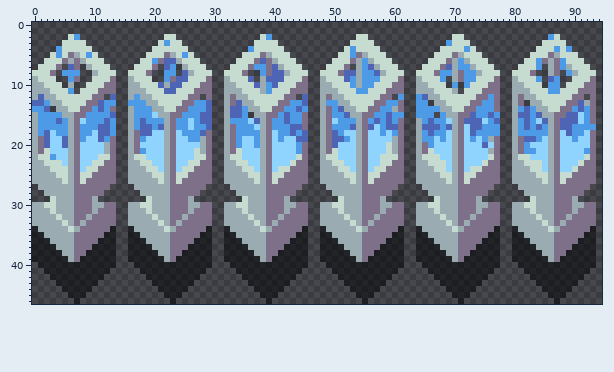
Edited in one commit: sprite sheet (resources/pngs/blue_torch.png). Above, as it was before the edit.
The file is 95x47 pixels.
After:
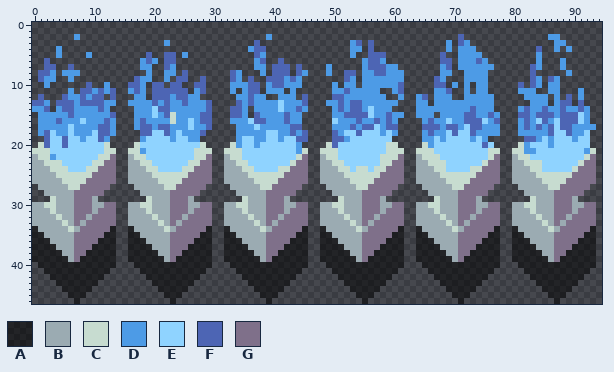
Palette (. is transparent): A #00000080  B #9babb2  C #c7dcd0  D #4d9be6  E #8fd3ff  F #4d65b4  G #7f708a
Edits made:
@@ x 0..94 @@
  1 ...............................................................................................
- 2 ......CD..............CC..............CD..............CC..............CC..............DC.......
- 3 .....CCCC............CDCC............CCCC............CCCC............DCCC............CCCC......
- 4 ....DCCCCC..........CCCCCC..........DCCCCC..........CDCCCC..........CCCCDC..........CCCDCD.....
- 5 ...CDCGBCDC........CCCGBCDC........CCCGBCCC........CCDGBCCC........CCCGBCCC........CCCGBCCC....
- 6 ..CCCGBGBCCC......CCDGFFBCCC......CCCGFGBCCC......CCCGBDBCCC......CCCGBDBCCC......CCDGBGDCCC...
- 7 .CCCG.FG.BCCC....CCCG.FD.BCCC....CCCGDDGFBCCC....CCCG.BDFBCCC....CCCGFBDDBCCC....CCCD.BGDBCCC..
- 8 CCCG.DDD..BCCC..CCCG..DD.FBCCC..CCCG..DGFFBCCC..CCCGFFBDDFBCCC..CCCGDDBGDDBCCC..CCCG..BG.DBCCC.
- 9 BCCC..DG..CCCG..BCCC..DGFFCCCG..BCCCF.BFFFCCCG..BCCCFDBDDDCCCG..BCCCD.BGDDCCCG..BCCCD.FD..CCCG.
-10 BBCCC.B..CCCGG..BBCCCFBFFCCCGG..BBCCCFBDFCCCGG..BBCCCDBDDCCCGG..BBCCC.D.DCCCGG..BBCCC.DD.CCCGG.
-11 BBBCCCD.CCCGGG..BBBCCCFFCCCGGG..BBBCCCBDCCCGGG..BBBCCCDDCCCGGG..BBBCCCB.CCCGGG..BBBCCCDDCCCGGG.
-12 BFBBCCCCCCGG.F..BDBBCCCCCCGG.G..BGBBCCCCCCGG.F..BGBBCCCCCCGG.D..DFBBCCCCCCGGDG..BGBBCCCCCCGG.G.
-13 FFDBBCCCCGGFDD..DDDBBCCCCGGDDF..BGFBBCCCCGGDDF..BDDBBCCCCGGDDG..DD.BBCCCCGGDDG..BG.BBCCCCGGFBG.
-14 DDF.BBCCGGDFDG..BDDDBBCCGGDDDF..BFFDBBCCGGDDFD..BGDFBBCCGGDDBG..DDDDBBCCGGDDDG..BDFDBBCCGGDFDG.
-15 BDDDDBBGGDDDDF..BDDDEBBGGDDDFF..BFFD.BBGGDFDDG..BGDDFBBGGDDFDD..DDD.DBBGGFDDFD..BFFDFBBGGFFEDG.
-16 BDDDFDBGEDDDFD..BDFDDDBGDDEDFF..BDDDEFBGDDFDDG..BGEDDDBGDFDFDG..BDFDDEBGFFFEDF..BDFDEFBGFFFEDG.
-17 BDDDDDBGDDDFFD..BDFFDFBGDDEDDF..BGDDDEBGDDDFFG..BGDDDFBGFEDFFG..BFFFDFBGEFFDDD..BDFDFDBGFFDDDD.
-18 BDFEDDBGDDEFFD..BGFFEEBGEDDDFG..BGDDDDBGEDDFDF..BGFDEEBGEEDEDG..BDFDDEBGEFDDDD..BDDDDDBGEFDDEG.
-19 BGFEEFBGDEEFDG..BGDEEEBGEEDDBG..BGDEEDBGEDEEFF..BGFFDEBGEEEEBG..BDDEDEBGEDEDBG..BGFFDEBGEEDEEG.
-20 BGFEEFBGEEEEBG..BGEEEEBGEEEEBG..BGDEEDBGEEEEDG..BGFEEEBGEEECBG..BGDEEEBGEEEFEG..BGDEEEBGEEEEEG.
-21 BGCEEEBGEEEEBG..BGDEEEBGEEECBG..BGCEEEBGEEEEDG..BGCEEEBGEEECBG..BGCEEEBGEEEEBG..BGDDEEBGEEEEDG.
-22 BCCDEEBGEEECCG..BCCEEEBGEEECCG..BCCEEEBGEEEECG..BCCEEEBGEECCCG..BCCCEEBGEEEECG..BCCEEEBGEEEECG.
-23 BBCCCEBGEECCGG..BBCCEEBGEECCGG..BBCCEEBGEEECGG..BBCCEEBGEECCGG..BBCCCEBGEEECGG..BBCCCEBGEEECGG.
-24 BBBCCCBGECCGGG..BBBCCEBGECCGGG..BBBCCEBGECCGGG..BBBCCEBGECCGGG..BBBCCEBGECCGGG..BBBCCEBGEECGGG.
-25 BBBBCCBGCCGGGG..BBBBCCBGCCGGGG..BBBBCCBGCCGGGG..BBBBCCBGCCGGGG..BBBBCCBGCCGGGG..BBBBCCBGCCGGGG.
-26 BBBBBCBGCGGGGG..BBBBBCBGCGGGGG..BBBBBCBGCGGGGG..BBBBBCBGCGGGGG..BBBBBCBGCGGGGG..BBBBBCBGCGGGGG.
-27 .BBBBBBGGGGGG....BBBBBBGGGGGG....BBBBBBGGGGGG....BBBBBBGGGGGG....BBBBBBGGGGGG....BBBBBBGGGGGG..
+ 2 .......D...............................D...............................F..............DD.......
+ 3 ......................D..............F...............DF.F............D.FD..............DD......
+ 4 ....D...............................DFF..............DD.F............D.DDD..........F..D.D.....
+ 5 ....D....D.........F..FF.D...........FD..............D..FFF.........F..DDDD.........D..........
+ 6 ..F...............DFD.FF.............DF..F.............DFFD.........FF.DDDFD........D...D......
+ 7 ..FF..F...........DD..FD.............DD.FFF.F....D.....DFFFDD.......DF.DDDDDD......FD...D......
+ 8 .FFD.DDD...........D..DD.F.......FD...D.FFF.FD...D..FF.DDFFDDD......DD..DDDD.......F.....D.....
+ 9 .FDD..D..........FDD..D.FF..F....FD.F..FFFDFD.......FD.DDDDDDD.....FD...DDDD.......FD.FD.......
+10 ..D......F..D...FFD.FF.FF..FF....DDDFF.DFFDDD.....D.DD.DDDDDDF.....FF.D.D.DD.....F.FD.DD.......
+11 ......D.FFDFDF..DFD.FFFFFF.DF....D.DFF.DDD.D......DDFDDDDD..DF.....DDF..D.DD.....DDD..DD...D...
+12 .F...FDDFDFF.F...DD.FFFDFFDD......DDFDD..DDD.F....FFDDDDDDD..D..DF.DDD..DDDDD.....DDDD.D.F.D...
+13 FFD.FFFDFFFFDD..DDDDFDFDDFDDDF....FDFDDDDEDDDF...DDFDFFDDDDDD...DD.DDDDDDDDDD......DDD.DFF.F...
+14 DDF.DFFDDDDFD....DDDEFFDDDDDDF...FFD.DDDDEDDFD....DFDFFDEDDD....DDDDDDDDDFDDD....DFDDFDDFDDFD..
+15 .DDDDDFDDDDDDF...DDDEDFCDDDDFF...FFD.FDDDDFDD.....DDFFFFEDDFDD..DDD.DDDDFFDDFD...FFDFFFDFFFED..
+16 .DDDFDDDEDDDFD...DFDDDDCDDEDFF...DDDEFFDDDFDD.....EDDDFDDFDFD....DFDDEDDFFFEDF...DFDEFDEFFFED..
+17 .DDDDDEDDDDFFD...DFFDFFDDDEDDF....DDDEDDDDDFF.....DDDFDFFEDFF....FFFDFFDEFFDDD...DFDFDFEFFDDDD.
+18 .DFEDDEDDDEFFD....FFEEFDEDDDF.....DDDDDEEDDFDF....FDEEFEEEDED....DFDDEFEEFDDDD...DDDDDFEEFDDE..
+19 ..FEEFEEDEEFD.....DEEEEDEEDD......DEEDDEEDEEFF....FFDEEEEEEE.....DDEDEEEEDED......FFDEDEEEDEE..
+20 .CFEEFEEEEEEC....CEEEEEEEEEEC....CDEEDEEEEEED....CFEEEEEEEECC....CDEEEEEEEEFE....CDEEEDEEEEEE..
+21 CCCEEEEEEEEECC..CCDEEEEEEEECCC..CCCEEEEEEEEEDC..CCCEEEEEEEECCC..CCCEEEEEEEEECC..CCDDEEEEEEEEDC.
+22 BCCDEEEEEEECCG..BCCEEEEEEEECCG..BCCEEEEEEEEECG..BCCEEEEEEECCCG..BCCCEEEEEEEECG..BCCEEEEEEEEECG.
+23 BBCCCEEEEECCGG..BBCCEEEEEECCGG..BBCCEEEEEEECGG..BBCCEEEEEECCGG..BBCCCEEEEEECGG..BBCCCEEEEEECGG.
+24 BBBCCCEEECCGGG..BBBCCEEEECCGGG..BBBCCEEEECCGGG..BBBCCECCECCGGG..BBBCCEEEECCGGG..BBBCCEEEEECGGG.
+25 BBBBCCCCCCGGGG..BBBBCCCCCCGGGG..BBBBCCCCCCGGGG..BBBBCCCCCCGGGG..BBBBCCCCCCGGGG..BBBBCCCCCCGGGG.
+26 BBBBBCCCCGGGGG..BBBBBCCCCGGGGG..BBBBBCCCCGGGGG..BBBBBCCCCGGGGG..BBBBBCCCCGGGGG..BBBBBCCCCGGGGG.
+27 .BBBBBCCGGGGG....BBBBBCCGGGGG....BBBBBCCGGGGG....BBBBBCCGGGGG....BBBBBCCGGGGG....BBBBBCCGGGGG..
 28 ..BBBBBGGGGG......BBBBBGGGGG......BBBBBGGGGG......BBBBBGGGGG......BBBBBGGGGG......BBBBBGGGGG...
